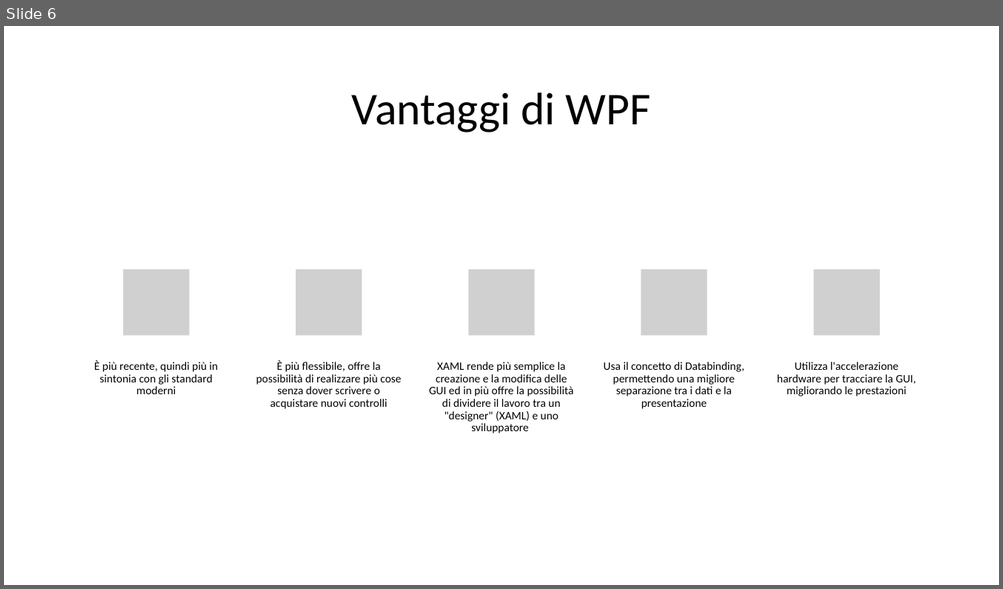
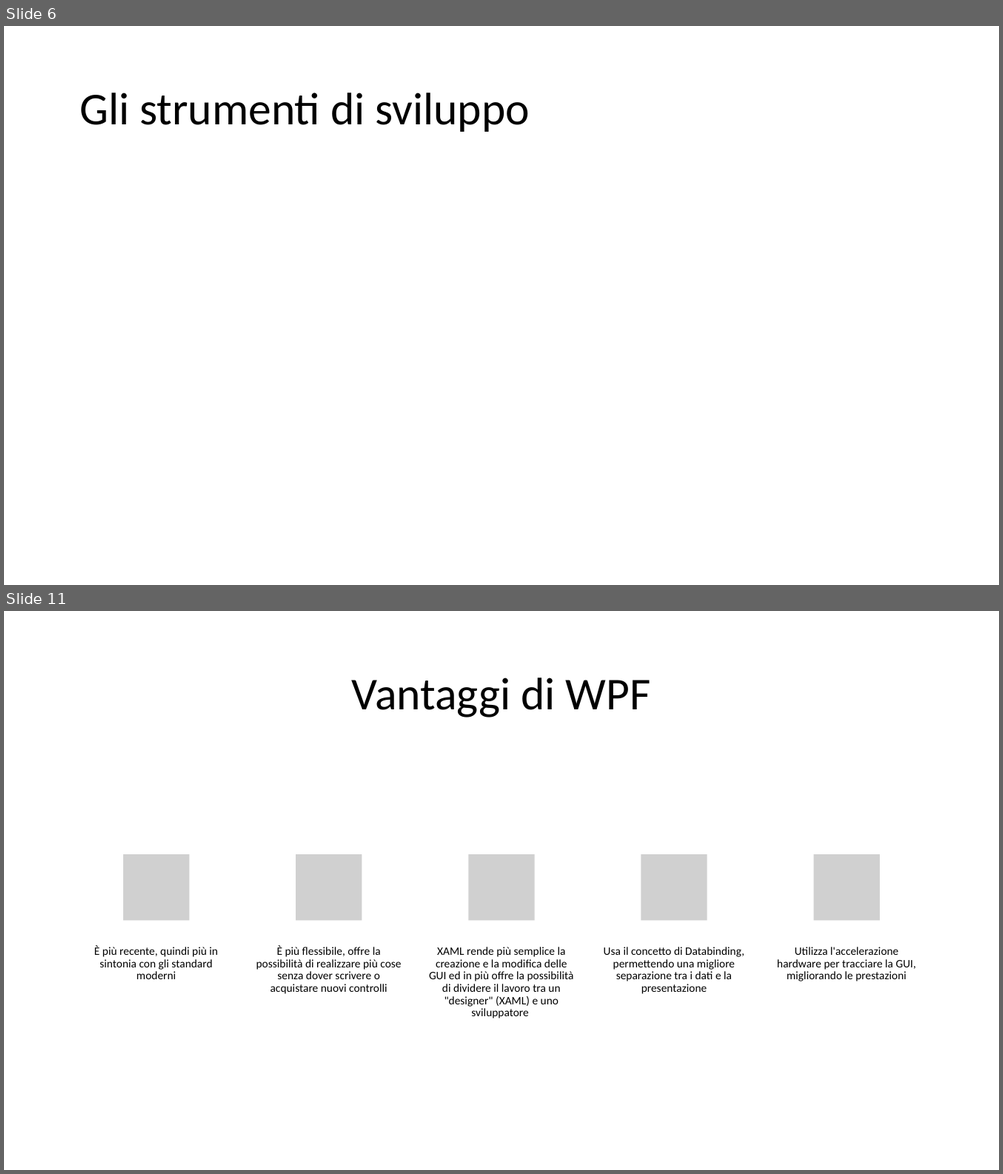
Before and after one commit to danieleromanazzi/wpf-tutorial, a slide deck: wpf-tutorial.pptx. Shown one above the other, each under a label of ours: slide 6 before the commit, slides 6 and 11 after it; the slides between them are not shown. The pictures are 1003x589 and 1003x1174 pixels, drawn with LibreOffice and Linux fonts; fonts in the diff are those of the drawing; grey boxes stand for pictures. Boxes give left, top, right and bottom in pixels: in the first picture for what was removed or moved away, otherwise in the second. Text is boxed around its words. In the diff, an @@ line names an element or a change of style, - is before the commit and + after.

```diff
--- a/wpf-tutorial.pptx
+++ b/wpf-tutorial.pptx
@@ slide 6 added at box(4, 26, 999, 585), background #FFFFFF @@
@@ title added at box(79, 93, 529, 132), 44 pt, text #000000 @@
+Gli strumenti di sviluppo
@@ what was slide 6 is now slide 11 @@
```
Also in this commit, not shown: 4 slides changed, 18 other slides added, 3 slides removed, 1 other file.
